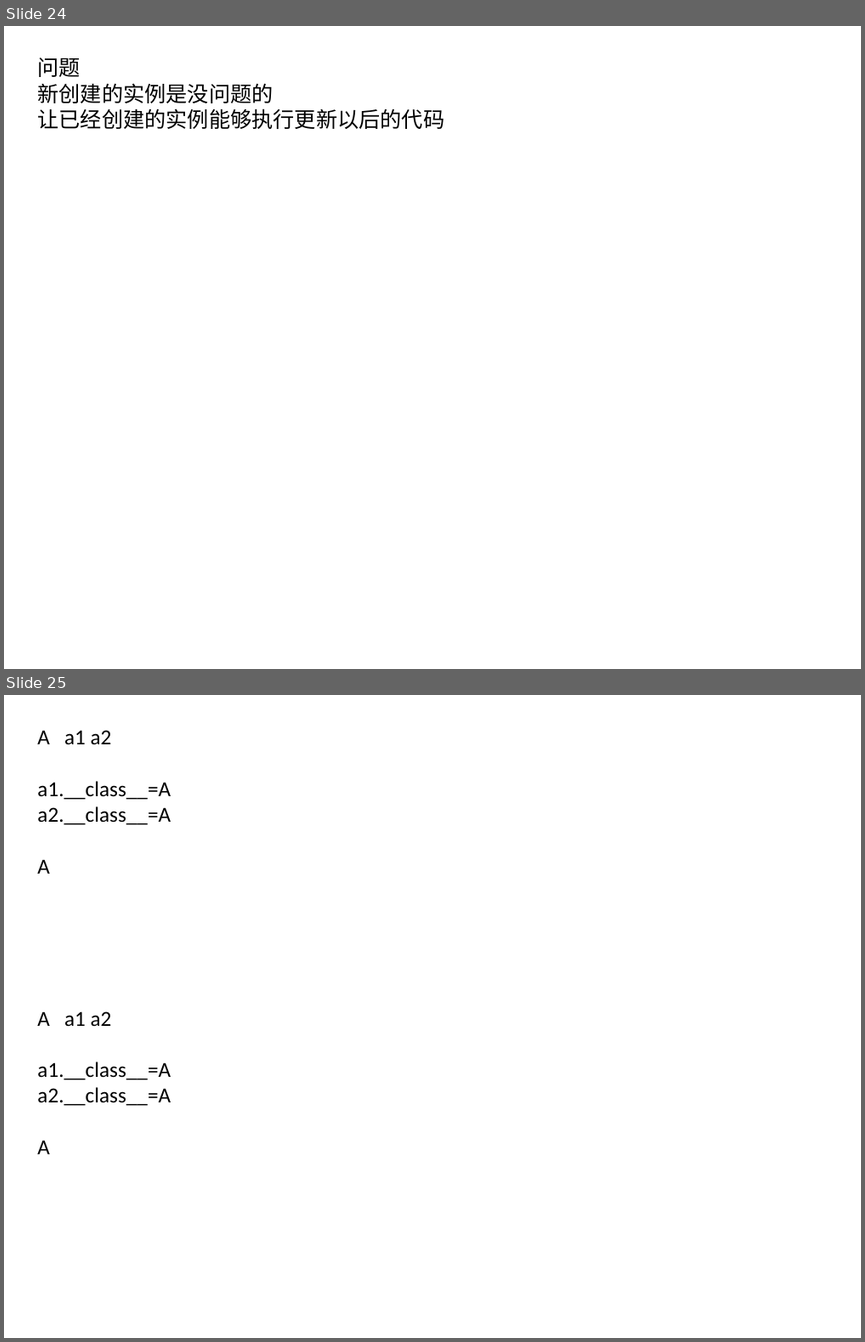
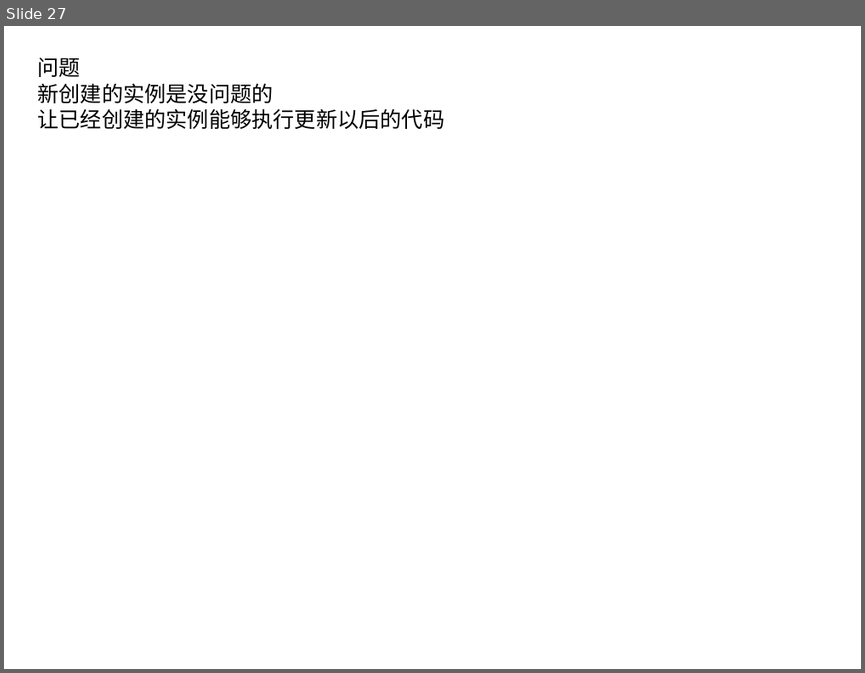
Before and after one commit to menfeng/studynote, a slide deck: python/source code/import/import.pptx. Shown one above the other, each under a label of ours: slides 24 and 25 before the commit, slide 27 after it. The pictures are 865x1342 and 865x673 pixels, drawn with LibreOffice and Linux fonts; fonts in the diff are those of the drawing. Boxes give left, top, right and bottom in pixels: in the first picture for what was removed or moved away, otherwise in the second. Text is boxed around its words. In the diff, an @@ line names an element or a change of style, - is before the commit and + after.

```diff
--- a/python/source code/import/import.pptx
+++ b/python/source code/import/import.pptx
@@ slide 25 removed at [4,695,861,1338], background #FFFFFF @@
@@ text removed at [37,730,171,873] @@
-A a1 a2
-a1.__class__=A
-a2.__class__=A
-A
@@ text removed at [37,1011,171,1154] @@
-A a1 a2
-a1.__class__=A
-a2.__class__=A
-A
@@ what was slide 24 is now slide 27 @@
```
Also in this commit, not shown: 10 slides changed, 7 slides added, 1 other slide removed.
